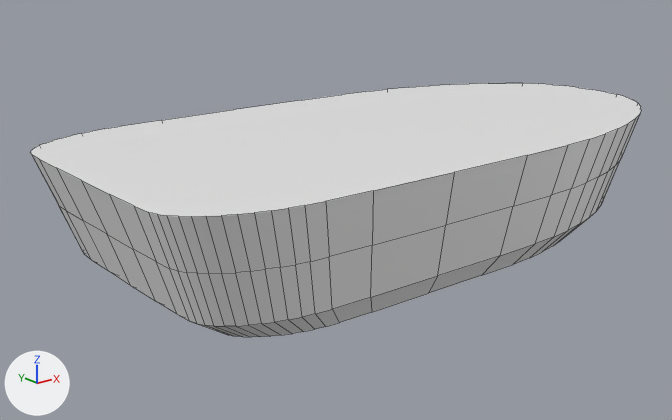
An edit to the FBX model yamero/Assets/Models/bath_liquid.fbx, drawn before and after from the same camera.
The view is the same before and after, from a 50 mm camera at (-0.981, -0.991, 0.34) aimed at (-0.156, 0.04, -0.072). The axes (+X, +Y, +Z) are drawn at lower left. The lights are the same throughout. Mesh edges are drawn as thin lines. Where no turn or scale is listed for an object, it has been applied to the vertices.
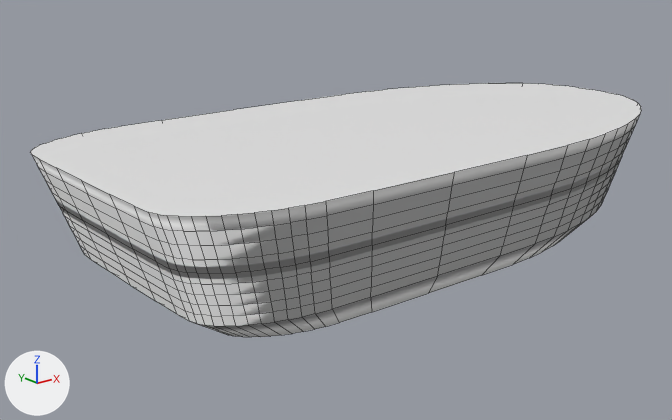
Commit message: changed water model

Pixel boxes (x1, y1, x2, y2) of what changed, in the pictures (672 x 420 px):
part 1 of me_plane_001, added: after (32, 116, 639, 326)

What changed in the scene script:
```text
Change me_plane_001:
    used by ob_plane_001; location = (0.0, 0.0, 0.0)
    remove me_plane_001.from_pydata(...)  # 264 vertices, 200 faces; spans x -0.564..0.389, y -0.242..0.241, z -0.125..0.053
    add me_plane_001.from_pydata(...)  # 726 vertices, 671 faces; spans x -0.564..0.389, y -0.242..0.241, z -0.125..0.053
    me_plane_001 part 1: 462 vertices added at x -0.557..0.381, y -0.238..0.238, z -0.075..0.035
```
